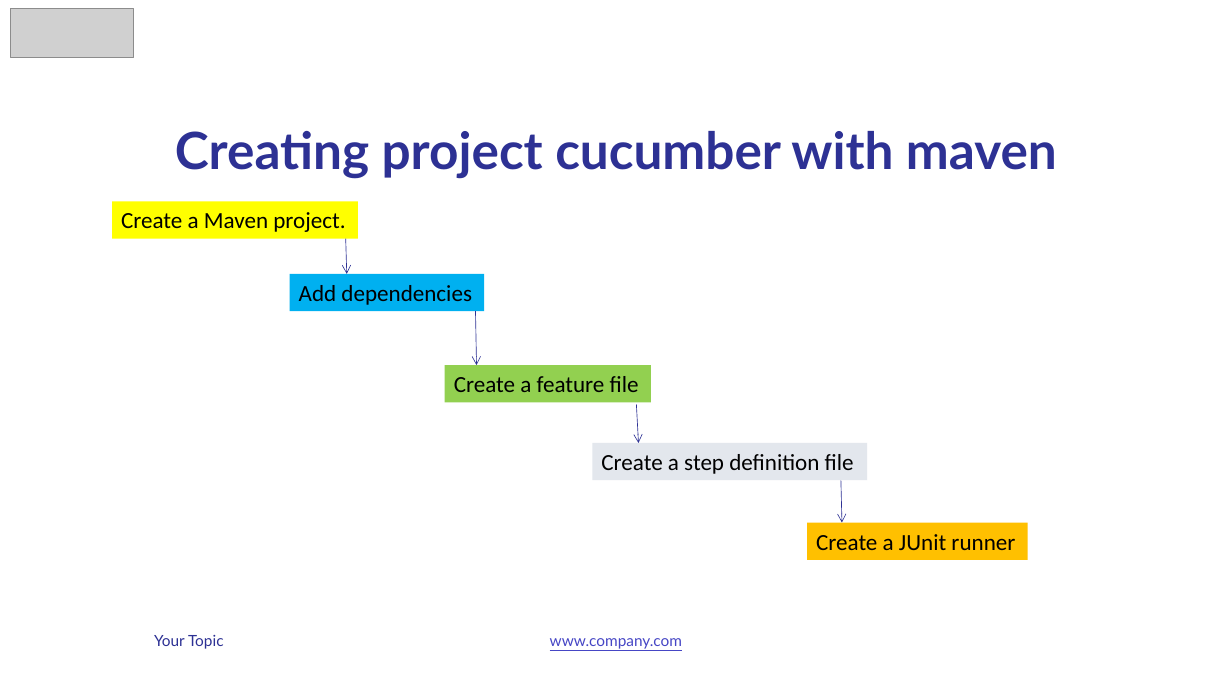
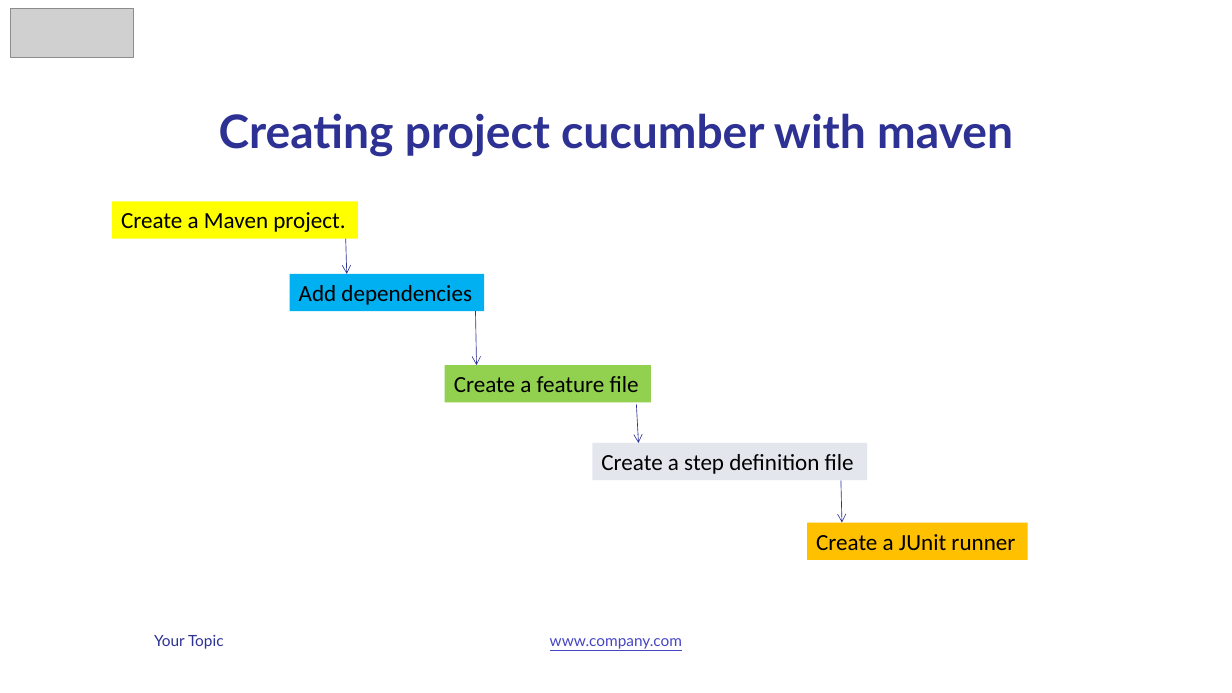
Before and after one commit to vunguyen2588/Cucumber, a slide deck: slide 29 of b4uconference_cucumber_slide.pptx (slide 27 before the commit). Drawn at 1232x693 pixels with LibreOffice and Linux fonts; fonts in the diff are those of the drawing; grey boxes stand for pictures. Boxes give left, top, right and bottom in pixels: in the first picture for what was removed or moved away, otherwise in the second. Text is boxed around its words. In the diff, an @@ line names an element or a change of style, - is before the commit and + after.

```diff
--- a/b4uconference_cucumber_slide.pptx
+++ b/b4uconference_cucumber_slide.pptx
@@ text "Creating project cucumber with maven": place and size @@
-text "Creating project cucumber with maven" at (175,131,1057,179)
+text "Creating project cucumber with maven" at (219,113,1013,157)
@@ text "Creating project cucumber with maven" at (219,113,1013,157): size 40 to 36 pt @@
```
Also in this commit, not shown: 4 other slides changed, 4 slides added, 1 slide removed, 9 other files.
